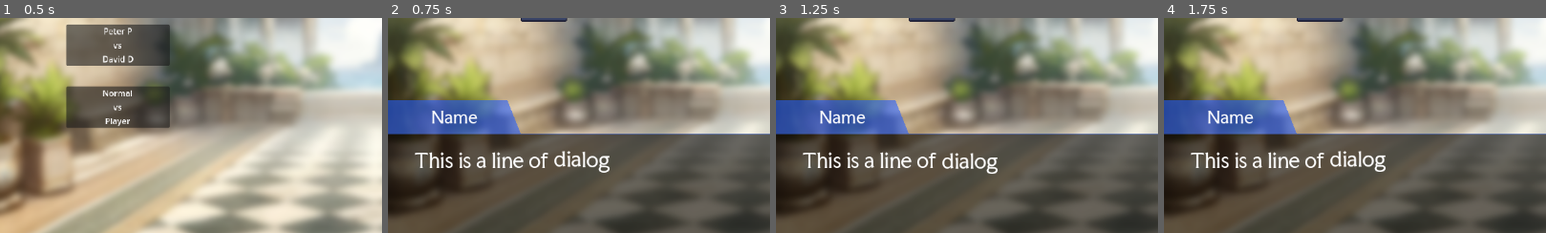
Above: before the commit, frames 1-4 (left to right).
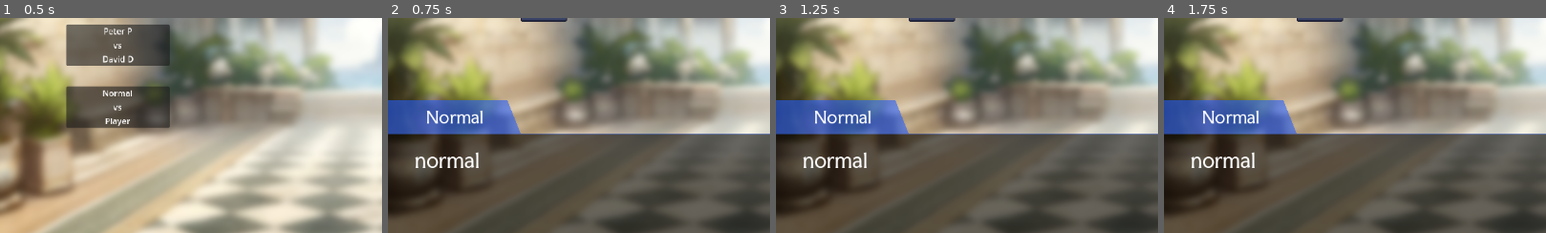
Above: after the commit, the same moments.

Repository: Quilfort/gameoff-2024
Game: Godot game, scene res://Scenes/tournament.tscn
Two runs of this game, one before a commit and one after it. Both use one fixed random seed, a clock stepped at 60 frames per second and the inputs below.
Inputs (mouse positions are % of the whole screen's width and height, from its top left):
- Up to frame 1 (0.5 s): no input
- Up to frame 2 (0.75 s): click "Next" at 0.5 s
- Up to frame 3 (1.25 s): no input
- Up to frame 4 (1.75 s): click (22, 34) at 1.27 s; type "12" at 1.35 s
The pictures show only the part of the screen within x 0-50%, y 50-100%; the shares and areas given below are measured in that part.

Frame 1 is identical in both runs. In frame 2, 2.3% of the frame differs, in the area x 7-58%, y 43-72%; in frame 3, 2.3%; in frame 4, 2.3%.

Commit message:
First test with dynamically updating text

Diff:
--- a/game-off-2024/Scenes/before_battle.tscn
+++ b/game-off-2024/Scenes/before_battle.tscn
@@ -10,6 +10,9 @@
 script = ExtResource("1_oxnch")
 
 [node name="UI" parent="." instance=ExtResource("3_uss4f")]
+unique_name_in_owner = true
+
+[node name="CharacterDialog" parent="." instance=ExtResource("6_vnly6")]
 unique_name_in_owner = true
 
 [node name="StartLabel" type="Label" parent="."]
@@ -33,6 +36,4 @@
 theme = ExtResource("4_8cw4k")
 text = "Start"
 
-[node name="CharacterDialog" parent="." instance=ExtResource("6_vnly6")]
-
 [connection signal="pressed" from="StartButton" to="." method="_on_start_button_pressed"]
--- a/game-off-2024/Scenes/character_dialog.tscn
+++ b/game-off-2024/Scenes/character_dialog.tscn
@@ -29,6 +29,7 @@
 grow_vertical = 0
 
 [node name="Character" type="Sprite2D" parent="CanvasLayer/BottomLeft"]
+unique_name_in_owner = true
 position = Vector2(-200, -230)
 scale = Vector2(0.3, 0.3)
 texture = ExtResource("2_fosp2")
@@ -44,6 +45,7 @@
 theme = ExtResource("3_f21dm")
 
 [node name="DialogText" type="RichTextLabel" parent="CanvasLayer/DialogBox"]
+unique_name_in_owner = true
 layout_mode = 2
 theme = SubResource("Theme_rogng")
 bbcode_enabled = true
@@ -61,11 +63,12 @@
 grow_vertical = 0
 theme = ExtResource("3_f21dm")
 
-[node name="Polygon2D" type="Polygon2D" parent="CanvasLayer/SpeakerBox"]
+[node name="SpeakerBoxShape" type="Polygon2D" parent="CanvasLayer/SpeakerBox"]
 color = Color(0.137255, 0.372549, 1, 0.588235)
 polygon = PackedVector2Array(0, 0, 180, 0, 200, 50, 0, 50)
 
 [node name="SpeakerLabel" type="Label" parent="CanvasLayer/SpeakerBox"]
+unique_name_in_owner = true
 layout_mode = 1
 anchors_preset = 8
 anchor_left = 0.5
--- a/game-off-2024/Scripts/before_battle.gd
+++ b/game-off-2024/Scripts/before_battle.gd
@@ -1,6 +1,7 @@
 extends Node2D
 
 @onready var ui = %UI;
+@onready var character_dialog = %CharacterDialog;
 
 var player_number = 0
 
@@ -10,12 +11,14 @@
 
 
 func setup_game():
-	setup_ui()
+
+	setup_general_ui()
 	BattleData.game_active = false
 	$StartLabel.text = "Choice your Pokemon between 1 and %d." % GameData.MAX_NUMBER
 
 
-func setup_ui():
+func setup_general_ui():
+	character_dialog.setup_character_dialog()
 	ui.setup_ui()
 
 
--- a/game-off-2024/Scripts/character_dialog.gd
+++ b/game-off-2024/Scripts/character_dialog.gd
@@ -1,3 +1,9 @@
 extends Node2D
 
-#https://www.youtube.com/watch?v=ZXgeI25GBRU&ab_channel=AniceMenhour
+func setup_character_dialog():
+	init_text()
+
+
+func init_text():
+	%SpeakerLabel.text = BattleData.computer.name
+	%DialogText.text = BattleData.computer.computer_strategy
